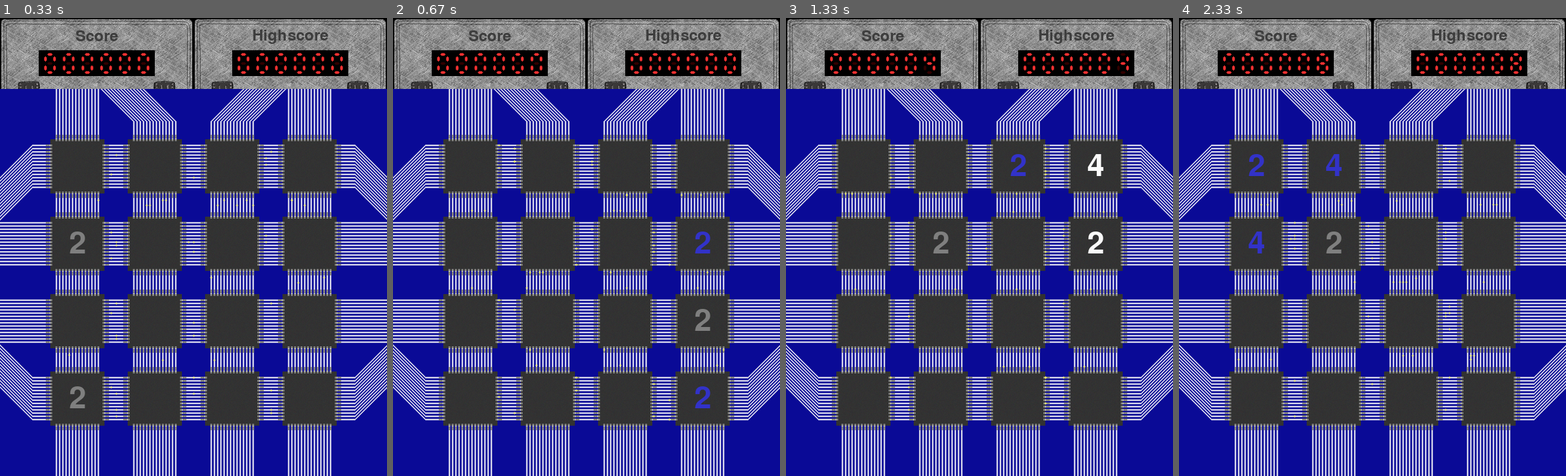
Above: before the commit, frames 1-4 (left to right).
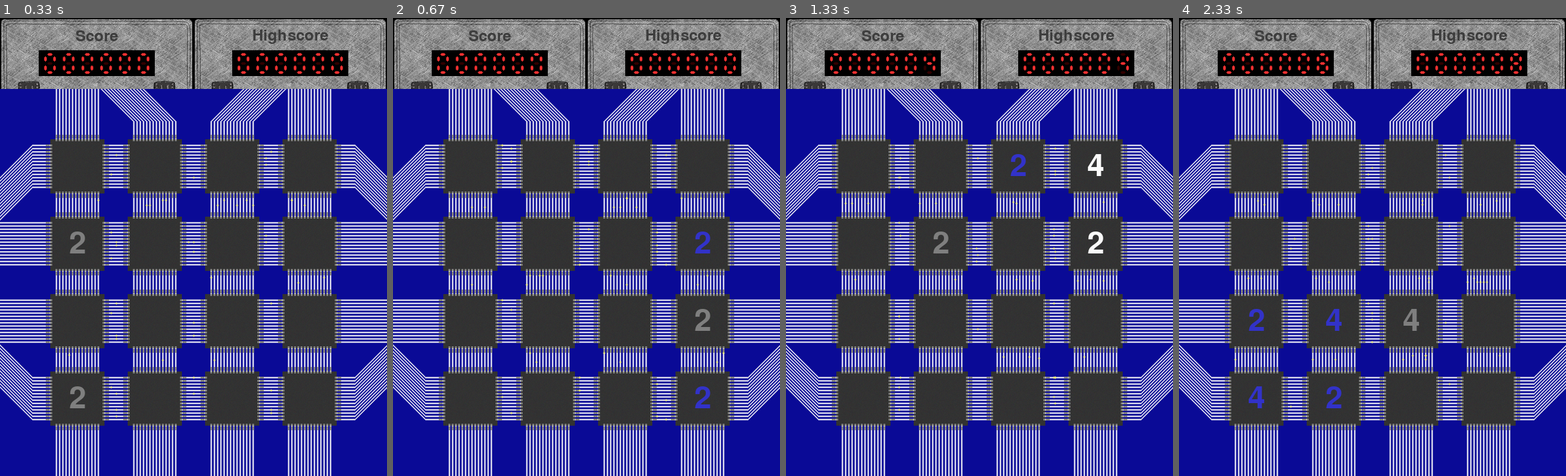
Above: after the commit, the same moments.

Repository: Marco-Meyer/TINF13AIBI-Kinect
Game: pygame game, started from 2048.py
The game is run twice, just before and just after one commit, with the same random seed, the same clock (stepped at 60 frames per second) and the same inputs.
Inputs:
- Up to frame 1 (0.33 s): no input
- Up to frame 2 (0.67 s): hold Right from 0.33 s (still down)
- Up to frame 3 (1.33 s): release Right at 0.8 s; hold Up 0.83-1.13 s; hold Right from 1.17 s (still down)
- Up to frame 4 (2.33 s): release Right at 1.63 s; hold Left 1.67-2.2 s; hold Down from 2.23 s (still down)

Frame 1 is identical in both runs. In frame 2, 0.3% of the frame differs, in the area x 20-86%, y 27-89%; in frame 3, 0.3%; in frame 4, 1.2%, in the area x 14-84%, y 28-88%.

Commit message:
del stop sound
-stop sound
+-in p.mixer.sound.play

Diff:
--- a/2048.py
+++ b/2048.py
@@ -172,15 +172,15 @@
 next_resource_print = time.time()+5
 show_moves = False
 
-def load_music (self, file, path ="Sounds", ending = ".mp3"):
-    self.music[file] = P.mixer.music.load(join(path, file+ending))
+##def load_music (self, file, path ="Sounds", ending = ".mp3"):
+##    self.music[file] = P.mixer.music.load(join(path, file+ending))
 
 
 
 if __name__ == "__main__":
 
     ####Background Sound####
-    #P.mixer.music.play("Background.mp3")
+   ##### #P.mixer.music.play("Background.mp3")
 
     while 1:
         timer = time.time()
--- a/Engine/sounds.py
+++ b/Engine/sounds.py
@@ -12,21 +12,23 @@
             base, ending = filename.split(".")
             print("Loaded "+base, ending)
             self.load_sound(base, ending = "." + ending)
+            P.mixer.set_num_channels(100)
 
     def load_sound(self, file, path ="Sounds", ending =".ogg"):
         self.sounds[file] = P.mixer.Sound(join(path, file+ending))
 
     def play_slide_sound(self):
-        self.play_sound("Slide")
-        self.sound_stop("Slide", 0.1)
+        self.play_sound("Slide", 100)
+        #self.sound_stop("Slide", 0.1)
 
     def play_lose_sound(self):
-        self.play_sound("Lose")
+        self.play_sound("Lose", 100)
         #self.sound_stop("Lose", 5)
 
 
-    def play_sound(self, name):
-        self.sounds[name].play()
+    def play_sound(self, name, duration):
+        self.sounds[name].play(1, duration)
+        print(self.sounds[name].play(1, duration))
         print("Play " +name)
 
     def sound_volume(self, name, value):
@@ -53,12 +55,13 @@
 
 ##if __name__ == "__main__":
 ##    P.init()
+##    i = 0
 ##    P.display.set_mode([10,10])
 ##    import sys
 ##    os.chdir("./../")
 ##    print(os.getcwd())
 ##    sounds = Sounds()
 ##    print(sounds.filenames)
-##    sounds.play_sound("Slide")
 ##   # sounds.timer_stop("Slide", 0.1)
 ##   # sounds.sound_stop("Slide")
+##
